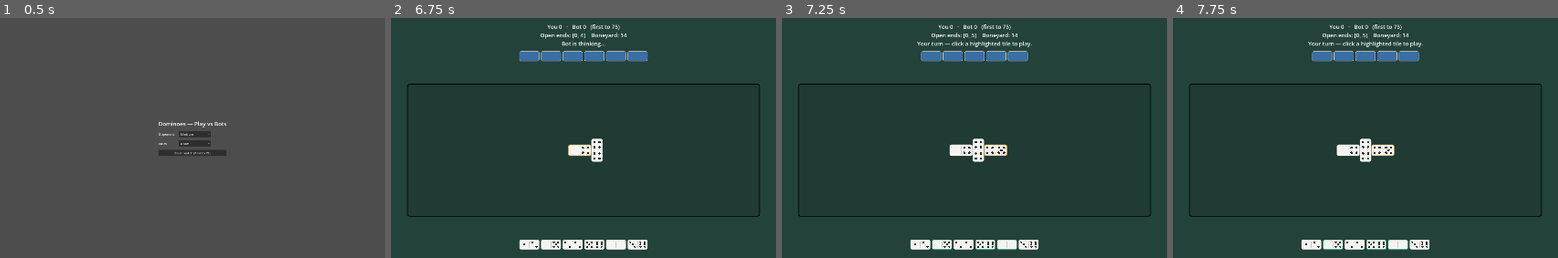
Above: before the commit, frames 1-4 (left to right).
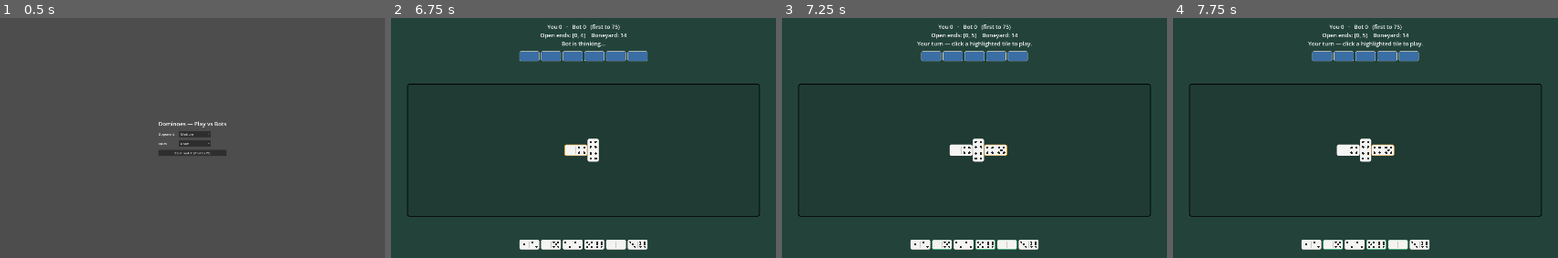
Above: after the commit, the same moments.

Repository: malgadir11/dominoes
Game: Godot game, scene res://scenes/game.tscn
Same seed, same stepped clock (60 frames per second), same inputs: the game is played once before the commit and once after it.
Inputs (mouse positions are in pixels of both pictures, inside the frame that each line leads up to):
- Up to frame 1 (0.5 s): no input
- Up to frame 2 (6.75 s): click "Start match (first to 75)" at 0.5 s; tap Enter at 1.25, 2.75, 4.25 s; drag from (529, 56) to (622, 85) at 1.27 s; tap Space at 2, 3.5, 5 s; drag from (552, 56) to (564, 186) at 2.02 s; move the mouse to (571, 56) at 2.77 s; click (571, 56) at 2.92 s; drag from (595, 56) to (468, 102) at 3.52 s; drag from (614, 56) to (602, 138) at 4.27 s; drag from (637, 56) to (525, 78) at 5.02 s; move the mouse to (583, 150) at 5.77 s; click (583, 150) at 5.92 s; drag from (518, 243) to (506, 150) at 6.52 s
- Up to frame 3 (7.25 s): no input
- Up to frame 4 (7.75 s): drag from (1323, 56) to (1404, 85) at 7.27 s

Frame 1 is identical in both runs. In frame 2, 0.3% of the frame differs, in the area x 45-55%, y 50-61%; in frame 3, less than 0.1%; in frame 4, less than 0.1%.

Commit message:
Wrap left half of the chain downward, right half upward
The auto-layout now splits at the opener (spinner): tiles played on the right end
grow rightward and wrap UP, tiles on the left end grow leftward and wrap DOWN, so
the two halves curl away from each other. Still recomputed every turn with the
fit/center/no-trap guarantees; the preferred turn just biases up vs down per side.

Co-Authored-By: Claude Opus 4.8 <noreply@anthropic.com>

Diff:
--- a/scripts/ui/game.gd
+++ b/scripts/ui/game.gd
@@ -29,6 +29,7 @@
 # The board layout is recomputed from the played sequence every turn (see
 # _relayout). Each entry: {"tile", "pos", "size", "a", "b", "vertical"}.
 var _placed: Array = []
+var _opener_tile: Tile = null  # the spinner; the chain splits here (left↓, right↑)
 
 # Route selection: when a clicked tile can go on either end, the player clicks an
 # end of the board to choose. Null when nothing is mid-selection.
@@ -285,9 +286,11 @@
 	_placed = []
 	_last_played = null
 	_pop_pending = false
+	_opener_tile = null
 	# The first-round opening double is a forced, choiceless move — play it.
 	if _round.has_forced_opener():
 		var op := _round.legal_moves()[0]
+		_opener_tile = op.tile
 		_mark_played(op.tile)
 		_round.apply_move(op)
 	if _round.current == HUMAN:
@@ -316,6 +319,8 @@
 			_round.pass_turn()
 		else:
 			var bot_move := _bot.choose_move(_round, BOT)
+			if _round.board.is_empty():
+				_opener_tile = bot_move.tile
 			_mark_played(bot_move.tile)
 			_round.apply_move(bot_move)
 		_render()
@@ -369,6 +374,8 @@
 
 func _apply_player_move(move: Move) -> void:
 	_clear_selection()
+	if _round.board.is_empty():
+		_opener_tile = move.tile
 	_mark_played(move.tile)
 	_round.apply_move(move)
 	_after_player_move()
@@ -440,26 +447,50 @@
 	if layout.is_empty():
 		return
 	var s := tile_theme.half_size
-	var e0: Dictionary = layout[0]
-	var anchor: Dictionary
-	if e0["is_double"]:
-		_placed.append({"tile": e0["tile"], "pos": Vector2(s, s), "size": Vector2(s, 2.0 * s), "a": e0["left_val"], "b": e0["left_val"], "vertical": true})
-		anchor = {"pos": Vector2(2.0 * s, 2.0 * s), "facing": Vector2(1, 0), "vertical": true, "h_dir": Vector2(1, 0)}
-	else:
-		_placed.append({"tile": e0["tile"], "pos": Vector2(s, 1.5 * s), "size": Vector2(2.0 * s, s), "a": e0["left_val"], "b": e0["right_val"], "vertical": false})
-		anchor = {"pos": Vector2(3.0 * s, 2.0 * s), "facing": Vector2(1, 0), "vertical": false, "h_dir": Vector2(1, 0)}
-	for i in range(1, layout.size()):
-		var entry: Dictionary = layout[i]
-		var d := _layout_dir(anchor, entry["is_double"])
-		var geo := _tile_geometry(anchor["pos"], anchor["facing"], d, entry["left_val"], entry["right_val"], entry["is_double"])
-		_placed.append({"tile": entry["tile"], "pos": geo["pos"], "size": geo["size"], "a": geo["a"], "b": geo["b"], "vertical": geo["vertical"]})
-		var new_h: Vector2 = d if d.y == 0.0 else anchor.get("h_dir", anchor["facing"])
-		anchor = {"pos": geo["new_anchor"], "facing": geo["new_facing"], "vertical": geo["vertical"], "h_dir": new_h}
+	var c := _field_inner() * 0.5
+	var oi := _opener_index(layout)
+	var eo: Dictionary = layout[oi]
+	var left_anchor: Dictionary
+	var right_anchor: Dictionary
+	if eo["is_double"]:
+		_placed.append({"tile": eo["tile"], "pos": Vector2(c.x - s * 0.5, c.y - s), "size": Vector2(s, 2.0 * s), "a": eo["left_val"], "b": eo["left_val"], "vertical": true})
+		left_anchor = {"pos": Vector2(c.x - s * 0.5, c.y), "facing": Vector2(-1, 0), "vertical": true, "h_dir": Vector2(-1, 0)}
+		right_anchor = {"pos": Vector2(c.x + s * 0.5, c.y), "facing": Vector2(1, 0), "vertical": true, "h_dir": Vector2(1, 0)}
+	else:
+		_placed.append({"tile": eo["tile"], "pos": Vector2(c.x - s, c.y - s * 0.5), "size": Vector2(2.0 * s, s), "a": eo["left_val"], "b": eo["right_val"], "vertical": false})
+		left_anchor = {"pos": Vector2(c.x - s, c.y), "facing": Vector2(-1, 0), "vertical": false, "h_dir": Vector2(-1, 0)}
+		right_anchor = {"pos": Vector2(c.x + s, c.y), "facing": Vector2(1, 0), "vertical": false, "h_dir": Vector2(1, 0)}
+	# Right of the opener wraps UPWARD; the connecting value is each tile's left.
+	var anchor := right_anchor
+	for i in range(oi + 1, layout.size()):
+		anchor = _place_walk(layout[i], anchor, Vector2(0, -1), layout[i]["left_val"], layout[i]["right_val"])
+	# Left of the opener wraps DOWNWARD; walking left, it connects on its right.
+	anchor = left_anchor
+	for i in range(oi - 1, -1, -1):
+		anchor = _place_walk(layout[i], anchor, Vector2(0, 1), layout[i]["right_val"], layout[i]["left_val"])
+
+
+# Place one tile of the walk and return the new anchor.
+func _place_walk(entry: Dictionary, anchor: Dictionary, turn_dir: Vector2, connecting: int, exposed: int) -> Dictionary:
+	var d := _layout_dir(anchor, entry["is_double"], turn_dir)
+	var geo := _tile_geometry(anchor["pos"], anchor["facing"], d, connecting, exposed, entry["is_double"])
+	_placed.append({"tile": entry["tile"], "pos": geo["pos"], "size": geo["size"], "a": geo["a"], "b": geo["b"], "vertical": geo["vertical"]})
+	var new_h: Vector2 = d if d.y == 0.0 else anchor.get("h_dir", anchor["facing"])
+	return {"pos": geo["new_anchor"], "facing": geo["new_facing"], "vertical": geo["vertical"], "h_dir": new_h}
+
+
+# Where the opener (spinner) sits in the played sequence — the chain splits here.
+func _opener_index(layout: Array) -> int:
+	if _opener_tile != null:
+		for i in range(layout.size()):
+			if layout[i]["tile"].equals(_opener_tile):
+				return i
+	return 0
 
 
 # Direction for the next tile in the auto-layout walk: continue straight if it
-# fits, otherwise turn into a new row; wrap when coming off a turn.
-func _layout_dir(anchor: Dictionary, is_double: bool) -> Vector2:
+# fits, otherwise turn (toward turn_dir) into a new row; wrap when off a turn.
+func _layout_dir(anchor: Dictionary, is_double: bool, turn_dir: Vector2) -> Vector2:
 	var f: Vector2 = anchor["facing"]
 	if is_double:
 		return f
@@ -468,7 +499,7 @@
 		if anchor.get("vertical", false):
 			dirs = [f]  # off a crosswise double, only continue straight
 		else:
-			dirs = [f, Vector2(0, 1), Vector2(0, -1)]  # straight, then turn down, then up
+			dirs = [f, turn_dir, -turn_dir]  # straight, preferred turn, then fallback
 	else:
 		var h: Vector2 = anchor.get("h_dir", Vector2(1, 0))
 		dirs = [-h, h]  # wrap back the other way, or keep going
--- a/tests/test_game_ui.gd
+++ b/tests/test_game_ui.gd
@@ -43,7 +43,7 @@
 	var anchor := {"pos": Vector2(cen.x + bs, cen.y), "facing": Vector2(1, 0), "vertical": false, "h_dir": Vector2(1, 0)}
 	var placed := 1  # the opener
 	for i in range(27):
-		var d: Vector2 = scene.call("_layout_dir", anchor, false)
+		var d: Vector2 = scene.call("_layout_dir", anchor, false, Vector2(0, -1))  # right side wraps up
 		var geo: Dictionary = scene.call("_tile_geometry", anchor["pos"], anchor["facing"], d, 0, 0, false)
 		if not scene.call("_in_bounds", geo["pos"], geo["size"], d):
 			break  # no in-bounds room left
